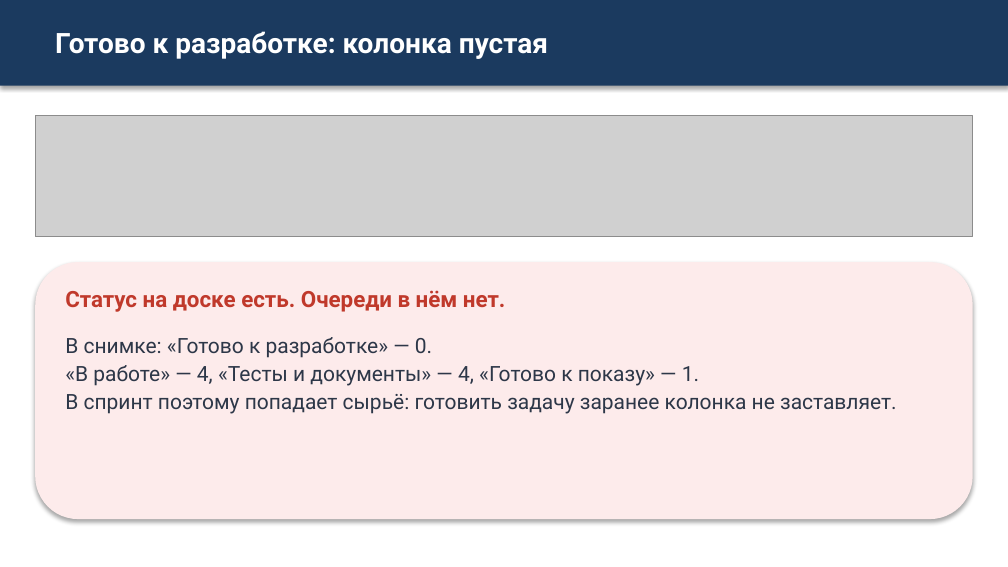
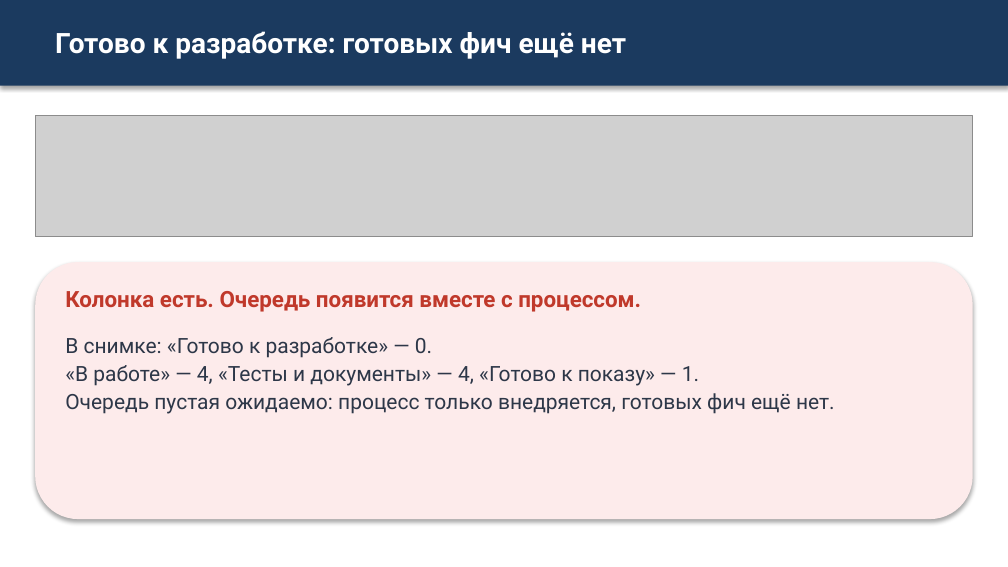
Before and after one commit to camelot270/otus_work, a slide deck: slide 8 of docs/Zashita_proekta_Skvoznoe_planirovanie.pptx. Drawn at 1008x567 pixels with LibreOffice and Linux fonts; fonts in the diff are those of the drawing; grey boxes stand for pictures. Boxes give left, top, right and bottom in pixels: in the first picture for what was removed or moved away, otherwise in the second. Text is boxed around its words. In the diff, an @@ line names an element or a change of style, - is before the commit and + after.

```diff
--- a/docs/Zashita_proekta_Skvoznoe_planirovanie.pptx
+++ b/docs/Zashita_proekta_Skvoznoe_planirovanie.pptx
@@ text at [55, 31, 626, 59]: text changed @@
-Готово к разработке: колонка пустая
+Готово к разработке: готовых фич ещё нет
@@ text at [65, 291, 641, 312]: text changed @@
-Статус на доске есть. Очереди в нём нет.
+Колонка есть. Очередь появится вместе с процессом.
@@ text at [65, 393, 835, 414]: text changed @@
-В спринт поэтому попадает сырьё: готовить задачу заранее колонка не заставляет.
+Очередь пустая ожидаемо: процесс только внедряется, готовых фич ещё нет.
```
Also in this commit, not shown: 3 other slides changed.
